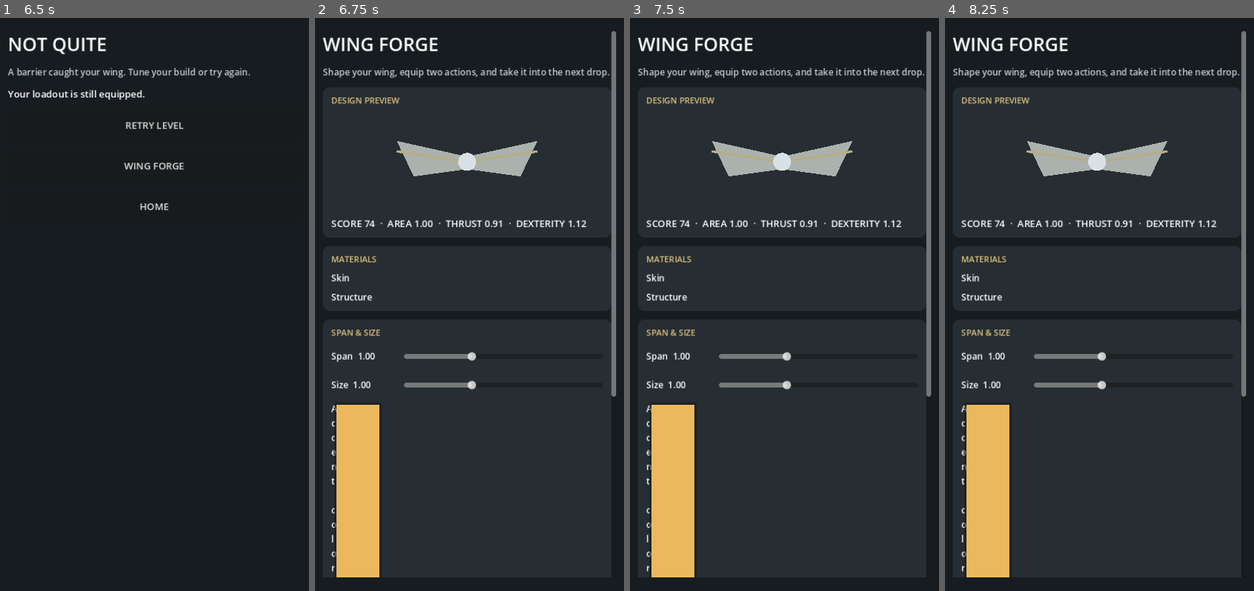
Above: before the commit, frames 1-4 (left to right).
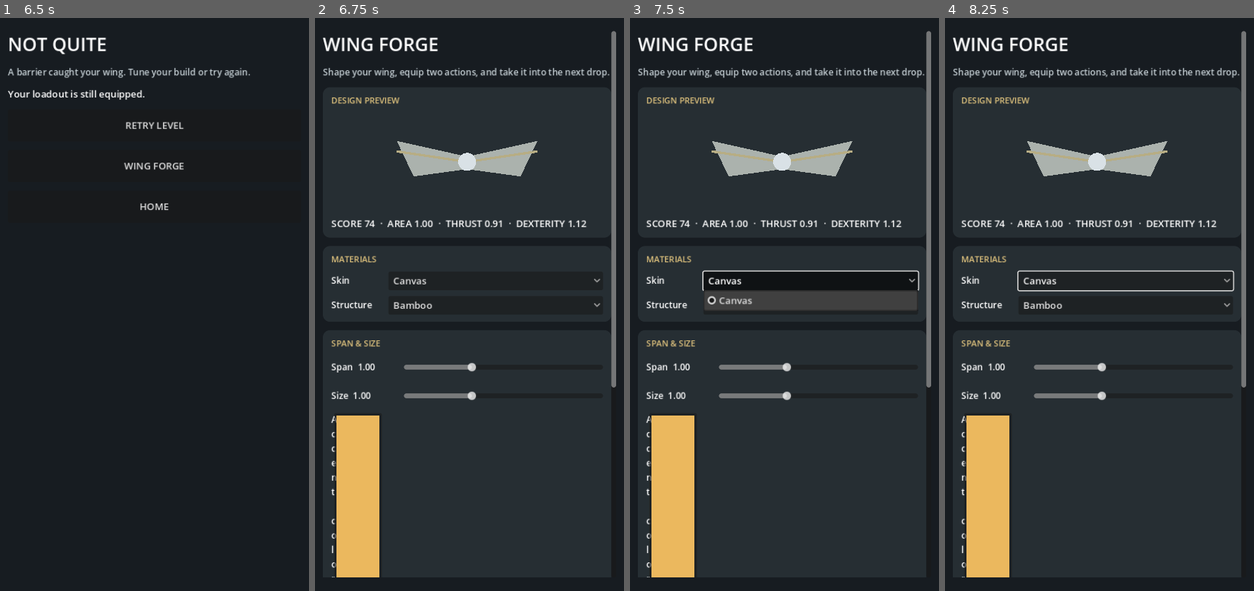
Above: after the commit, the same moments.

Repository: Appventurous-Studios/WingIt
Game: Godot game, scene res://scenes/main.tscn
The game is run twice, just before and just after one commit, with the same random seed, the same clock (stepped at 60 frames per second) and the same inputs.
Inputs (mouse positions are in pixels of both pictures, inside the frame that each line leads up to):
- Up to frame 1 (6.5 s): click "START LEVEL 01" at 0.5 s; move the mouse to (225, 275) at 1.27 s; click (225, 275) at 1.42 s; click "RETRY LEVEL" at 2 s; move the mouse to (89, 333) at 2.77 s; click (89, 333) at 2.92 s; click "RETRY LEVEL" at 3.5 s; move the mouse to (185, 178) at 4.27 s; click (185, 178) at 4.42 s; click "RETRY LEVEL" at 5 s; move the mouse to (139, 419) at 5.77 s; click (139, 419) at 5.92 s
- Up to frame 2 (6.75 s): click "WING FORGE" at 6.5 s
- Up to frame 3 (7.5 s): click (809, 281) at 7.25 s, where only the run after the commit has a clickable "Canvas"
- Up to frame 4 (8.25 s): click (1124, 304) at 8 s, where only the run after the commit has a clickable "Bamboo"

Frame 1 is identical in both runs. In frame 2, 2.4% of the frame differs, in the area x 5-98%, y 44-98%; in frame 3, 6.7%; in frame 4, 2.8%.
Error before the commit: Invalid call. Nonexistent function 'to_string' in base 'StringName'. (res://scripts/main.gd:312)

Commit message:
Fix action slot selection callback
Co-authored-by: Appventurous-Studios <231675215+Appventurous-Studios@users.noreply.github.com>

Diff:
--- a/scripts/main.gd
+++ b/scripts/main.gd
@@ -184,7 +184,7 @@
 	_refresh_draft_display()
 
 
-func _on_action_selected(index: int, slot_index: int, option: OptionButton) -> void:
+func _on_action_selected(index: int, option: OptionButton, slot_index: int) -> void:
 	if slot_index >= _draft_wing.action_slots.size():
 		_draft_wing.action_slots.resize(slot_index + 1)
 	_draft_wing.action_slots[slot_index] = GameProgress.find_ability(
@@ -309,9 +309,9 @@
 			continue
 		var item_id := ""
 		if item is WingMaterial:
-			item_id = item.material_id.to_string()
+			item_id = str(item.material_id)
 		elif item is WingAbility:
-			item_id = item.ability_id.to_string()
+			item_id = str(item.ability_id)
 		option.add_item(item.display_name)
 		option.set_item_metadata(option.item_count - 1, item_id)
 		if item_id == selected_id:
